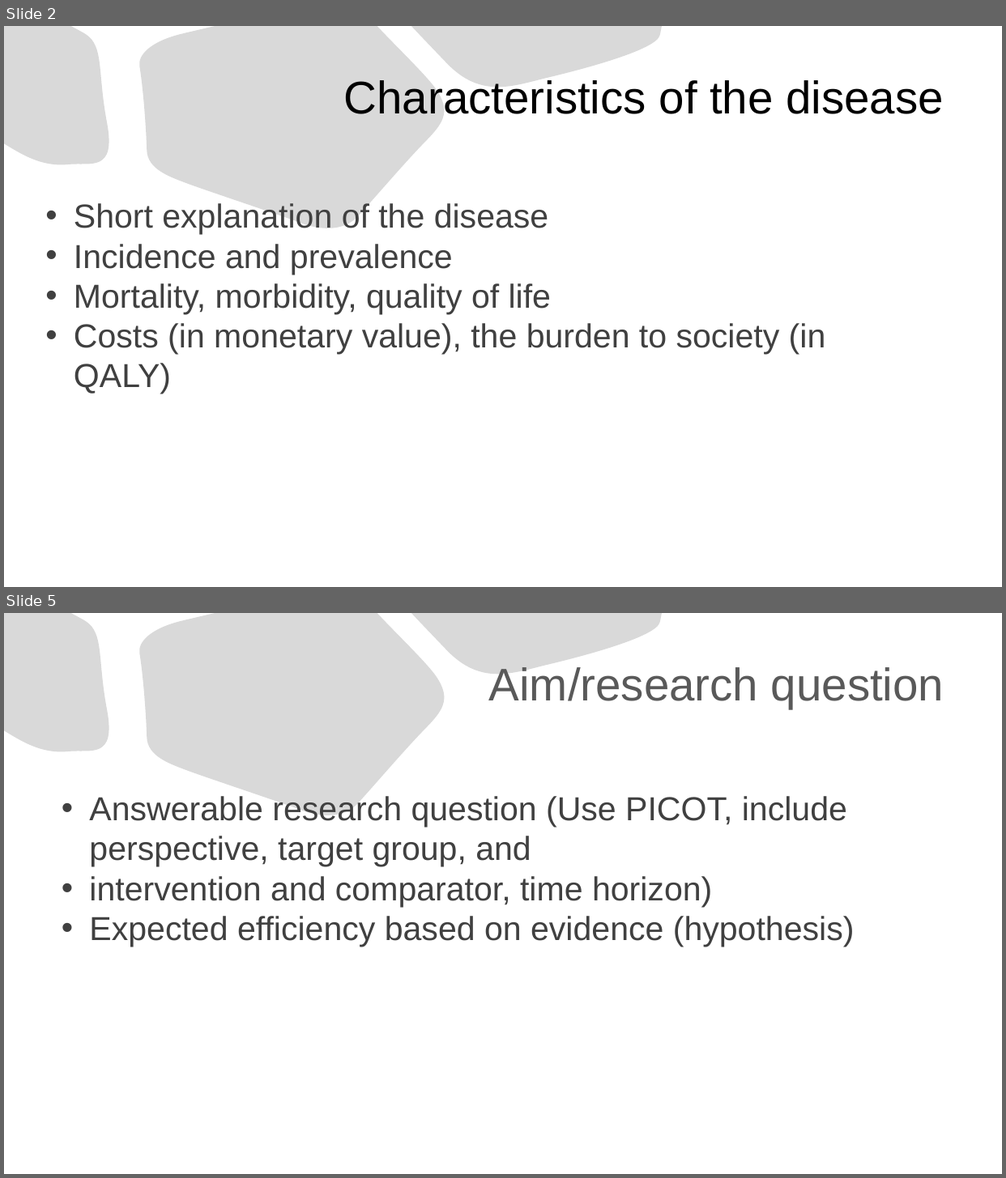
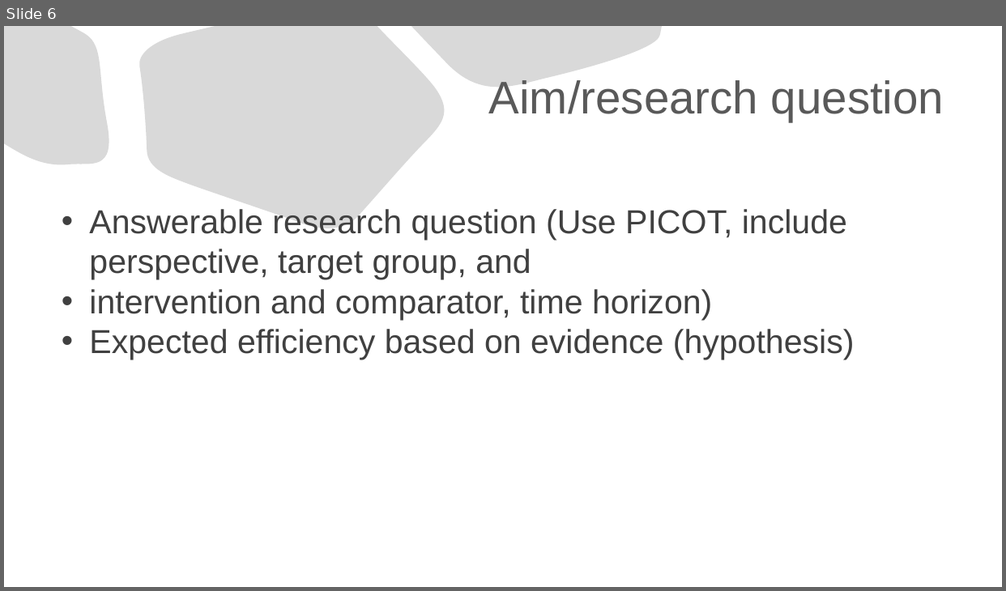
Before and after one commit to kostadinoff/SMU_seminar_in_economic-_evaluation_in_Healthcare, a slide deck: group_assigment/group_assigment.pptx. Shown one above the other, each under a label of ours: slides 2 and 5 before the commit, slide 6 after it; the slides between them are not shown. The pictures are 1006x1178 and 1006x591 pixels, drawn with LibreOffice and Linux fonts; fonts in the diff are those of the drawing. Boxes give left, top, right and bottom in pixels: in the first picture for what was removed or moved away, otherwise in the second. Text is boxed around its words. In the diff, an @@ line names an element or a change of style, - is before the commit and + after.

```diff
--- a/group_assigment/group_assigment.pptx
+++ b/group_assigment/group_assigment.pptx
@@ slide 2 removed at (x1=4, y1=26, x2=1002, y2=587), background #FFFFFF; not listed: 3 template elements that a slide beside it also shows @@
@@ title removed at (x1=344, y1=80, x2=944, y2=114) @@
-Characteristics of the disease
@@ text removed at (x1=74, y1=203, x2=826, y2=395) @@
-• Short explanation of the disease
-• Incidence and prevalence
-• Mortality, morbidity, quality of life
-• Costs (in monetary value), the burden to society (in QALY)
@@ what was slide 5 is now slide 6 @@
```
Also in this commit, not shown: 2 slides changed, 4 slides added, 1 other slide removed, 9 other files.
